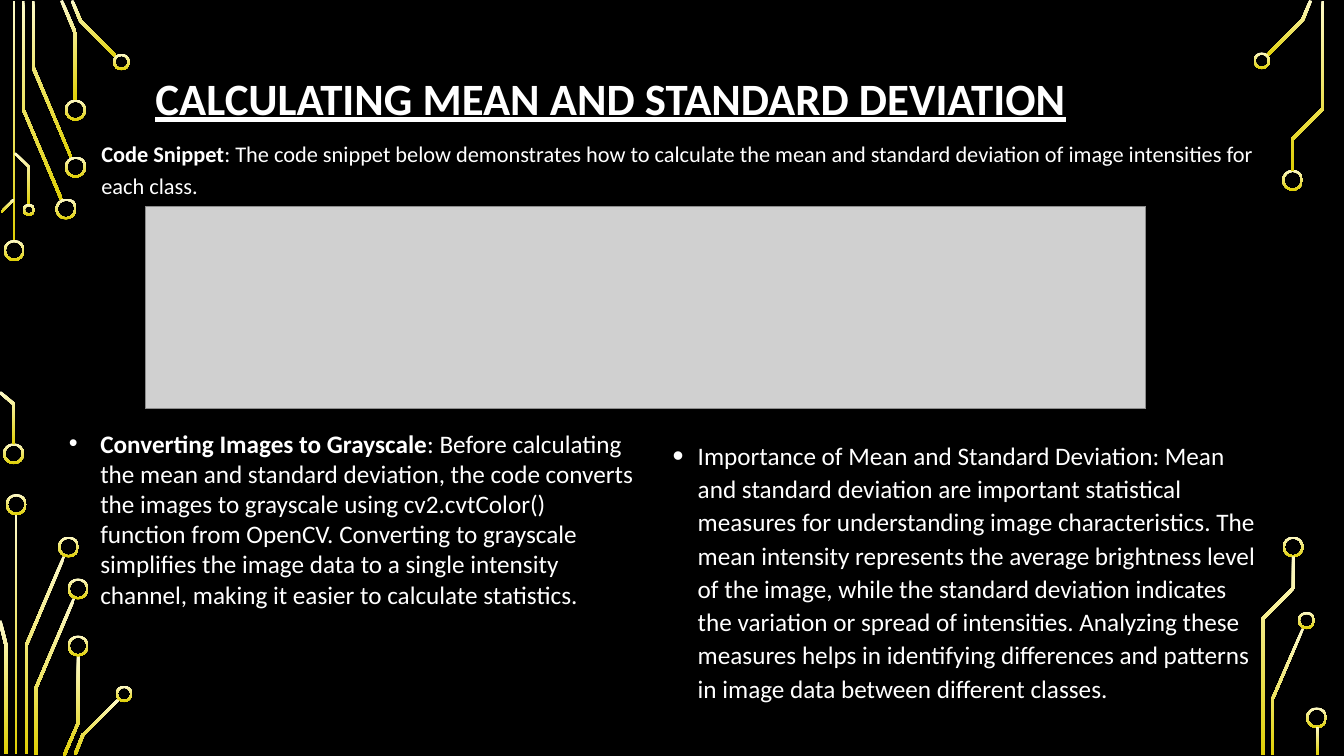
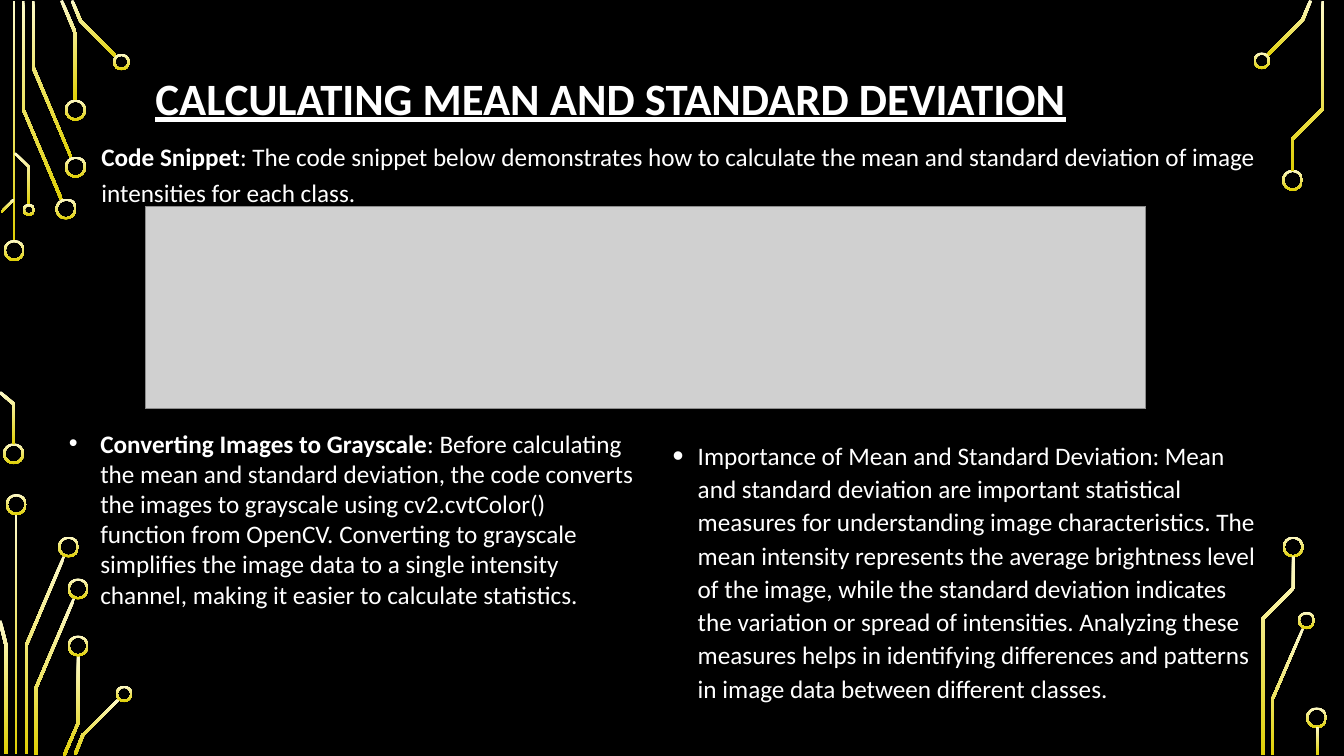
Before and after one commit to Samiur00/ST1_Capstone-Project, a slide deck: slide 7 of capstone_presentation.pptx. Drawn at 1344x756 pixels with LibreOffice and Linux fonts; fonts in the diff are those of the drawing; grey boxes stand for pictures; background and template pictures are left out. Boxes give left, top, right and bottom in pixels: in the first picture for what was removed or moved away, otherwise in the second. Text is boxed around its words. In the diff, an @@ line names an element or a change of style, - is before the commit and + after.

```diff
--- a/capstone_presentation.pptx
+++ b/capstone_presentation.pptx
@@ text "Code Snippet: The code snippet ..." at <box>101,148,1254,208</box>: size 16 to 18 pt @@
```
Also in this commit, not shown: 9 other slides changed.
